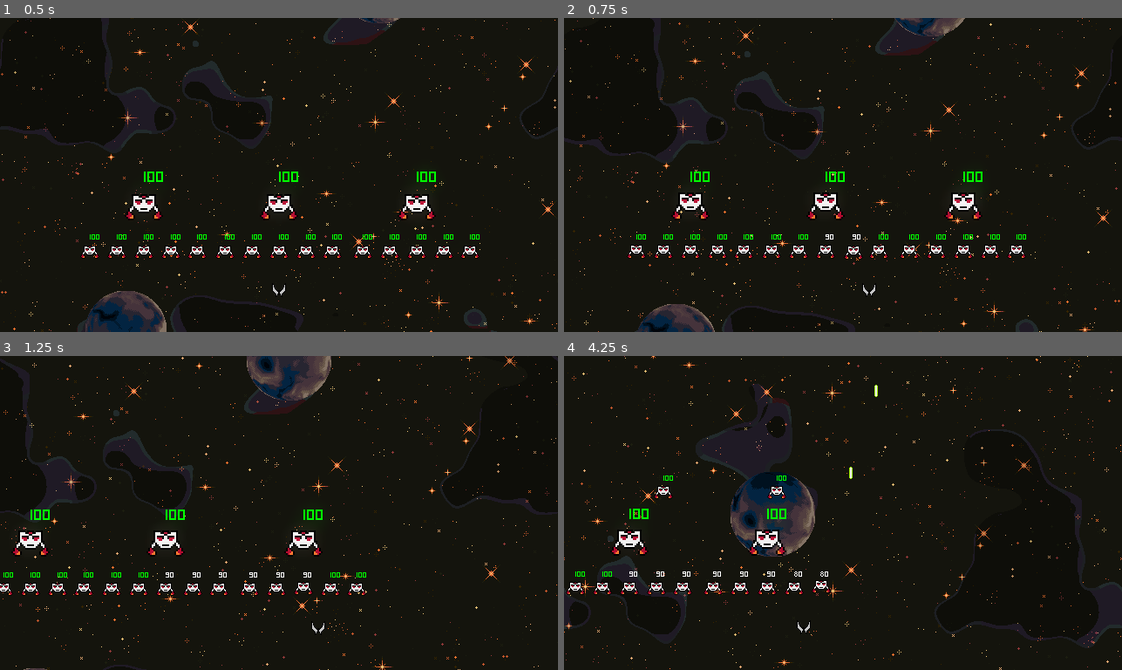
Above: before the commit, frames 1-4 (two rows, left to right).
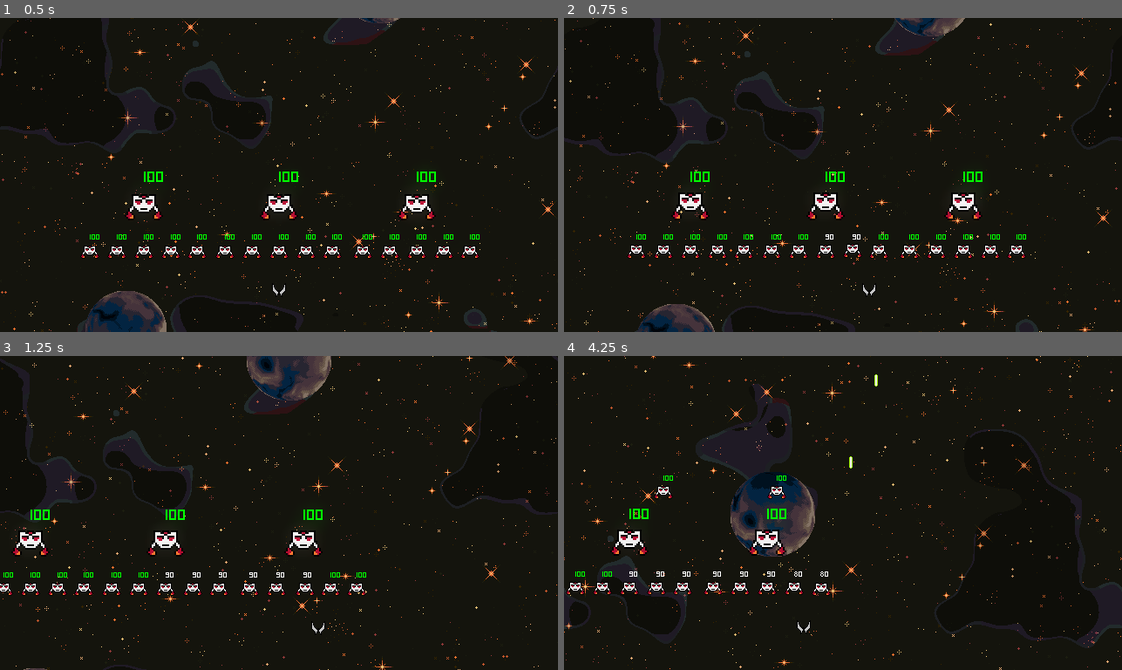
Above: after the commit, the same moments.

Repository: MuDotGen/pixel-shmup
Game: Godot game, scene res://scenes/debug/test_level.tscn
The game is run twice, just before and just after one commit, with the same random seed, the same clock (stepped at 60 frames per second) and the same inputs.
Inputs:
- Up to frame 1 (0.5 s): no input
- Up to frame 2 (0.75 s): hold Right (player_move_right) from 0.53 s (still down); hold Z (player_weapon_primary) from 0.53 s (still down)
- Up to frame 3 (1.25 s): keep holding Right (player_move_right); keep holding Z (player_weapon_primary)
- Up to frame 4 (4.25 s): release Right (player_move_right) at 1.28 s; release Z (player_weapon_primary) at 1.28 s; hold Down (player_move_down) 1.28-2.03 s; tap Z (player_weapon_primary) at 1.35, 2.85 s; hold Right (player_move_right) 2.03-2.78 s; hold Z (player_weapon_primary) 2.03-2.78 s; hold Up (player_move_up) 2.78-3.53 s; hold Left (player_move_left) from 3.53 s (still down); hold Z (player_weapon_primary) from 3.53 s (still down)

Frame 1 is identical in both runs. In frame 2, less than 0.1% of the frame differs, in the area x 50-54%, y 72-77%; in frame 3, less than 0.1%; in frame 4, 0.2%, in the area x 44-57%, y 5-77%.

Commit message:
Fixed projectile rotation logic and added various projectile options

Diff:
--- a/shmup/_common/scripts/path_controller_2d.gd
+++ b/shmup/_common/scripts/path_controller_2d.gd
@@ -6,7 +6,7 @@
 ## If there are multiple children, then each one will start to follow the path one after another with this delay
 @export var _children_move_delay: float = 0.5 # In seconds
 ## Child nodes that will follow the path
-@export var _path_children : Array = []
+@export var _path_children : Array[PathFollow2D] = []
 ## Duration of the tween for each child to follow the path
 @export var _duration : float = 5.0
 
@@ -22,7 +22,9 @@
 			if child is PathFollow2D:
 				_path_children.append(child)
 				# When the child is destroyed, remove its reference from the list as well
-				child.tree_exiting.connect(_on_child_tree_exiting.bind(child))
+
+	for child in _path_children:
+		child.tree_exiting.connect(_on_child_tree_exiting.bind(child))
 
 	# Start moving the children along the path
 	_start_move_children_along_path()
--- a/shmup/scenes/backgrounds/parallax_background.tscn
+++ b/shmup/scenes/backgrounds/parallax_background.tscn
@@ -5,8 +5,9 @@
 [ext_resource type="Texture2D" uid="uid://dvxq0v80etk8g" path="res://scenes/backgrounds/art/bgr_nebulae1.png" id="2_ef1wu"]
 [ext_resource type="Texture2D" uid="uid://d127yk1woonot" path="res://scenes/backgrounds/art/bgr_planets1.png" id="3_mw40j"]
 
-[node name="ParallaxBackground" type="Node2D"]
+[node name="ParallaxBackground" type="Node2D" node_paths=PackedStringArray("_parallax_layers")]
 script = ExtResource("1_tkwg1")
+_parallax_layers = [NodePath("ParallaxStars"), NodePath("ParallaxNebulae"), NodePath("ParallaxPlanets")]
 
 [node name="ParallaxStars" type="Parallax2D" parent="."]
 scroll_scale = Vector2(0.5, 0.5)
--- a/shmup/scenes/backgrounds/scripts/parallax_background.gd
+++ b/shmup/scenes/backgrounds/scripts/parallax_background.gd
@@ -7,8 +7,9 @@
 		scroll_speed_multiplier = value
 		_multiply_scroll_speeds()
 
-var _parallax_layers : Array = []
-var _base_scroll_velocities : Array = []
+@export var _parallax_layers : Array[Parallax2D] = []
+
+var _base_scroll_velocities : Array[Vector2] = []
 
 func _ready() -> void:
 	# Get all children of the node of type Parallax2D if they are not set
@@ -27,5 +28,11 @@
 
 
 func _multiply_scroll_speeds() -> void:
+	if _parallax_layers.size() == 0:
+		return
+
+	if _base_scroll_velocities.size() == 0:
+		return
+
 	for i in range(_parallax_layers.size()):
 		_parallax_layers[i].autoscroll = _base_scroll_velocities[i] * scroll_speed_multiplier
--- a/shmup/scenes/debug/test_level.tscn
+++ b/shmup/scenes/debug/test_level.tscn
@@ -20,8 +20,9 @@
 [node name="WorldEnvironment" type="WorldEnvironment" parent="."]
 environment = SubResource("Environment_y1c1j")
 
-[node name="ParallaxBackground" parent="." instance=ExtResource("1_je6mx")]
+[node name="ParallaxBackground" parent="." node_paths=PackedStringArray("_parallax_layers") instance=ExtResource("1_je6mx")]
 scroll_speed_multiplier = 4.0
+_parallax_layers = [NodePath("ParallaxStars"), NodePath("ParallaxNebulae"), NodePath("ParallaxPlanets")]
 
 [node name="CanvasBorder" type="Line2D" parent="."]
 visible = false
--- a/shmup/scenes/player/player.tscn
+++ b/shmup/scenes/player/player.tscn
@@ -13,6 +13,7 @@
 motion_mode = 1
 script = ExtResource("1_e3avg")
 movement_speed = 250.0
+projectile_offset = Vector2(0, -16)
 projectile_scene = ExtResource("2_p6s0w")
 
 [node name="CollisionShape2D" type="CollisionShape2D" parent="."]
--- a/shmup/scenes/player/scripts/player.gd
+++ b/shmup/scenes/player/scripts/player.gd
@@ -47,18 +47,42 @@
 	if _can_fire_projectile and Input.is_action_pressed("player_weapon_primary"):
 		_fire_projectile()
 
-func _fire_projectile() -> void:
+
+		# ;) Cheat
+
+		# "Spreader"
+		# _fire_projectile(- PI / 8)
+		# _fire_projectile(-PI / 16)
+		# _fire_projectile(PI / 16)
+		# _fire_projectile(PI / 8)
+
+		# "Wave"
+		# _fire_projectile(0, Vector2(-8, 0))
+		# _fire_projectile(0, Vector2(-16, 0))
+		# _fire_projectile(0, Vector2(-24, 0))
+		# _fire_projectile(0, Vector2(-32, 0))
+		# _fire_projectile(0, Vector2(-40, 0))
+		# _fire_projectile(0, Vector2(8, 0))
+		# _fire_projectile(0, Vector2(16, 0))
+		# _fire_projectile(0, Vector2(24, 0))
+		# _fire_projectile(0, Vector2(32, 0))
+		# _fire_projectile(0, Vector2(40, 0))
+
+
+func _fire_projectile(angle_offset: float = 0.0, fine_offset: Vector2 = Vector2.ZERO) -> void:
+	var projectile_angle : float = rotation + angle_offset
 	var projectile : Projectile = projectile_scene.instantiate() as Projectile
-
-	get_tree().root.add_child(projectile) # Add the projectile to the root of the scene tree so it doesn't get affected by the player's movement
-
-	projectile.global_position = self.global_position + projectile_offset
+	get_tree().root.add_child(projectile) # Set the projectile as a child of the root node so it is not affected by theh player rotation
+	projectile.global_position = global_position + projectile_offset.rotated(projectile_angle) + fine_offset # Set where the projectile will spawn
+	projectile.global_rotation = projectile_angle # Set the visual rotation of the projectile
+	projectile.direction = projectile.direction.rotated(projectile_angle).normalized() # Set the direction to move
 
 	projectile_audio.play()
 
 	# Reset the firing cooldown
 	_can_fire_projectile = false
 	projectile_cooldown.start()
+
 	pass
 
 func _on_projectile_cooldown_timeout() -> void:
